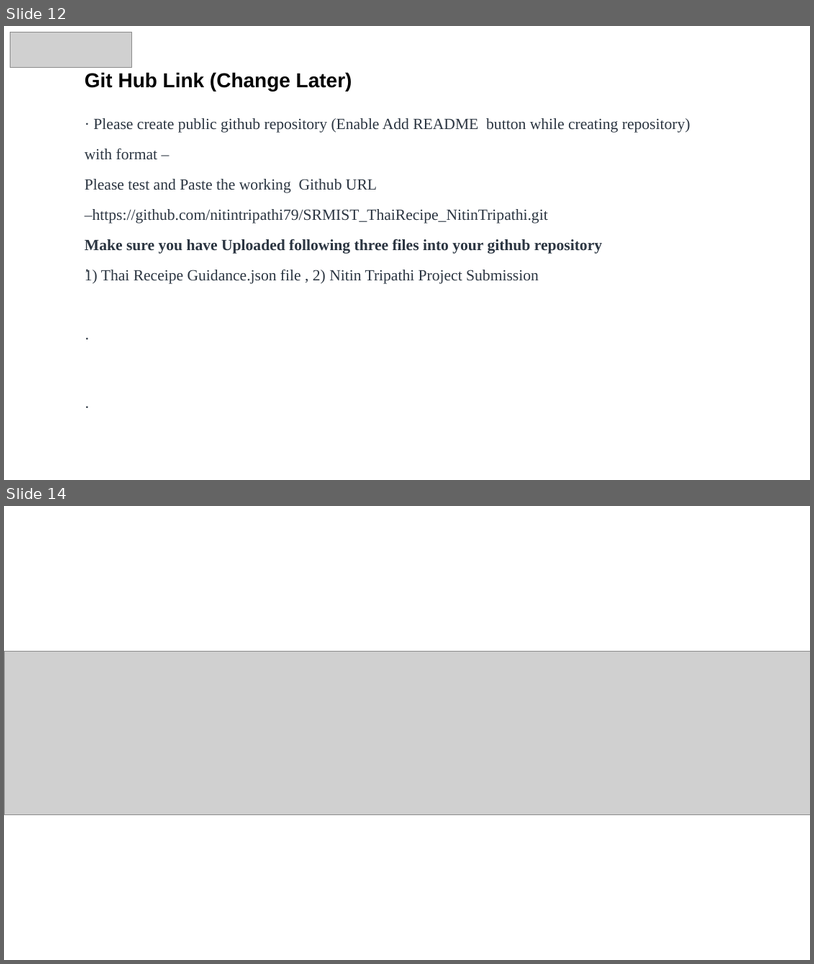
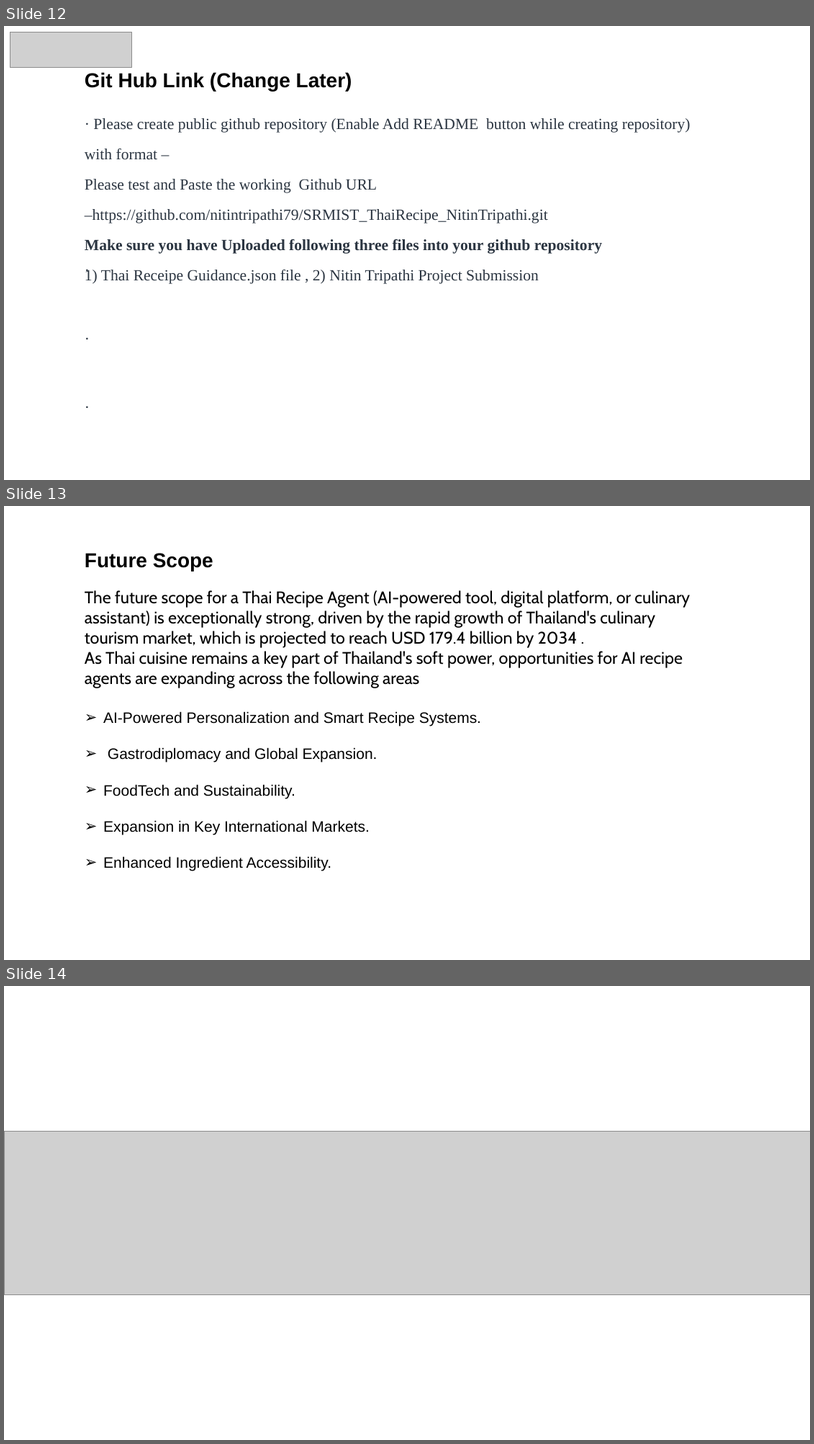
Before and after one commit to nitintripathi79/SRMIST_ThaiRecipe_NitinTripathi, a slide deck: Nitin Tripathi Project Submission.pptx. Shown one above the other, each under a label of ours: slides 12 and 14 before the commit, slides 12, 13 and 14 after it; the slides between them are not shown. The pictures are 814x964 and 814x1444 pixels, drawn with LibreOffice and Linux fonts; fonts in the diff are those of the drawing; grey boxes stand for pictures. Boxes give left, top, right and bottom in pixels: in the first picture for what was removed or moved away, otherwise in the second. Text is boxed around its words. In the diff, an @@ line names an element or a change of style, - is before the commit and + after.

```diff
--- a/Nitin Tripathi Project Submission.pptx
+++ b/Nitin Tripathi Project Submission.pptx
@@ slide 13 added at (4, 506, 810, 960), background #FFFFFF @@
@@ text added at (85, 553, 214, 571), 24 pt, text #000000, bold @@
+Future Scope
@@ text added at (85, 590, 690, 871), 20 pt, text #000000 @@
+The future scope for a Thai Recipe Agent (AI-powered tool, digital platform, or culinary assistant) is exceptionally strong, driven by the rapid growth of Thailand's culinary tourism market, which is projected to reach USD 179.4 billion by 2034 .
+As Thai cuisine remains a key part of Thailand's soft power, opportunities for AI recipe agents are expanding across the following areas
+➢ AI-Powered Personalization and Smart Recipe Systems.
+➢ Gastrodiplomacy and Global Expansion.
+➢ FoodTech and Sustainability.
+➢ Expansion in Key International Markets.
+➢ Enhanced Ingredient Accessibility.
```
Also in this commit, not shown: 4 slides changed, 1 slide removed.
